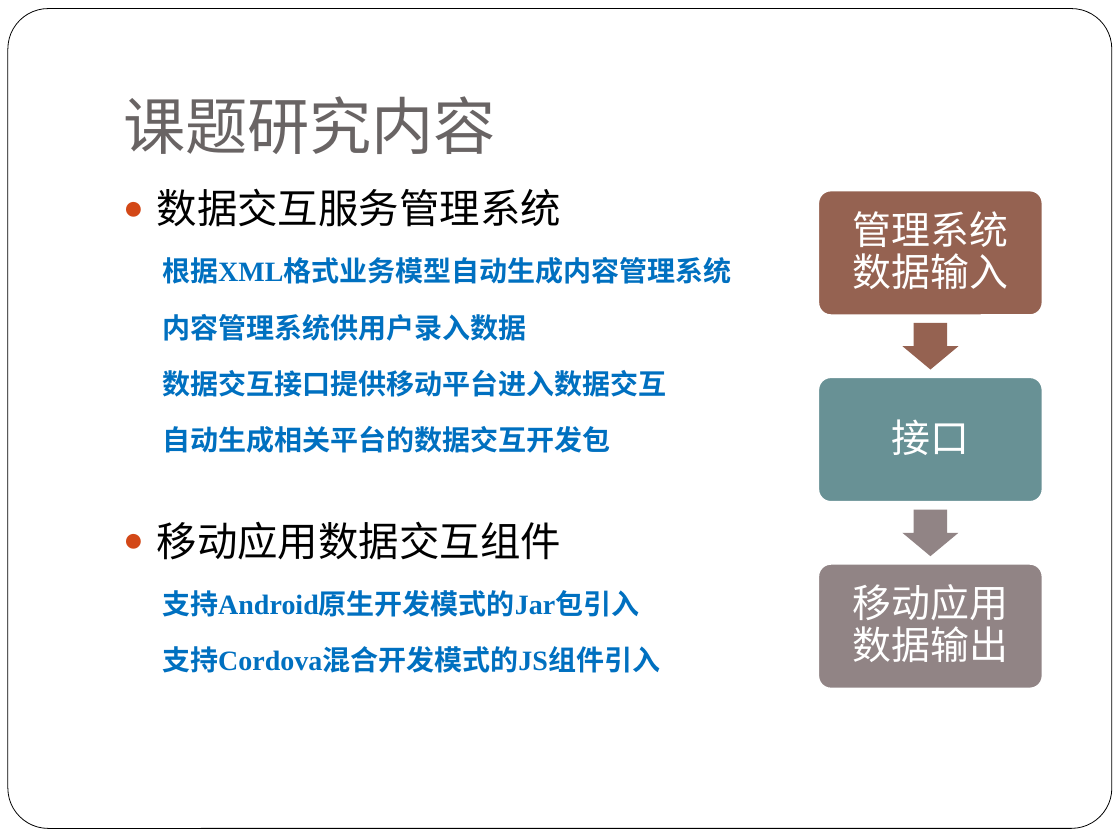
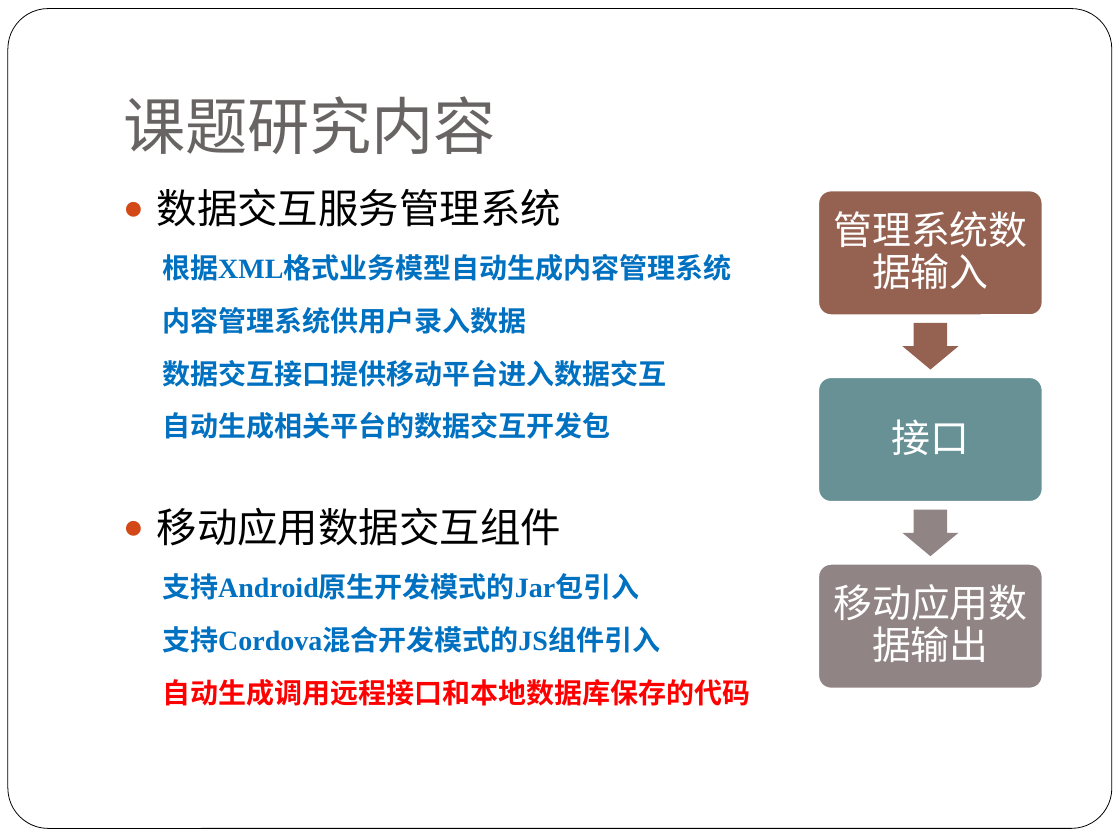
Before and after one commit to alucard263096/MyPaper, a slide deck: slide 4 of 论文PPT.pptx. Drawn at 1120x840 pixels with LibreOffice and Linux fonts; fonts in the diff are those of the drawing. Boxes give left, top, right and bottom in pixels: in the first picture for what was removed or moved away, otherwise in the second. Text is boxed around its words. In the diff, an @@ line names an element or a change of style, - is before the commit and + after.

```diff
--- a/论文PPT.pptx
+++ b/论文PPT.pptx
@@ text "管理系统数据输入" rewrapped from box(853, 211, 1008, 289) to box(833, 211, 1027, 289) @@
@@ text at box(162, 254, 731, 653): line spacing 1.5 to 1.4 @@
@@ text "移动应用数据输出" rewrapped from box(853, 584, 1008, 662) to box(833, 584, 1027, 662) @@
@@ text at box(162, 679, 750, 706): paragraph added @@
+  自动生成调用远程接口和本地数据库保存的代码
```
Also in this commit, not shown: 5 other slides changed, 1 other file.
